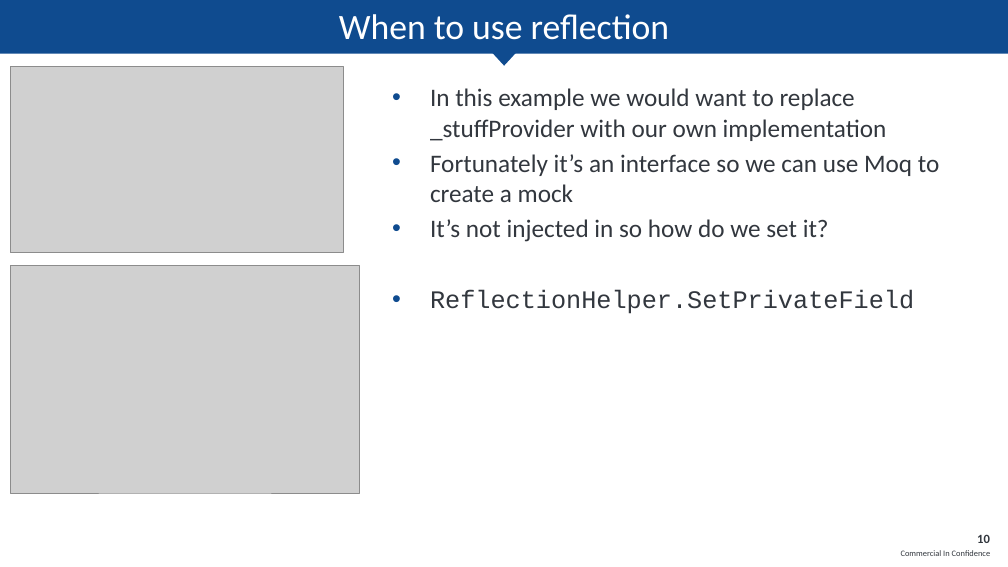
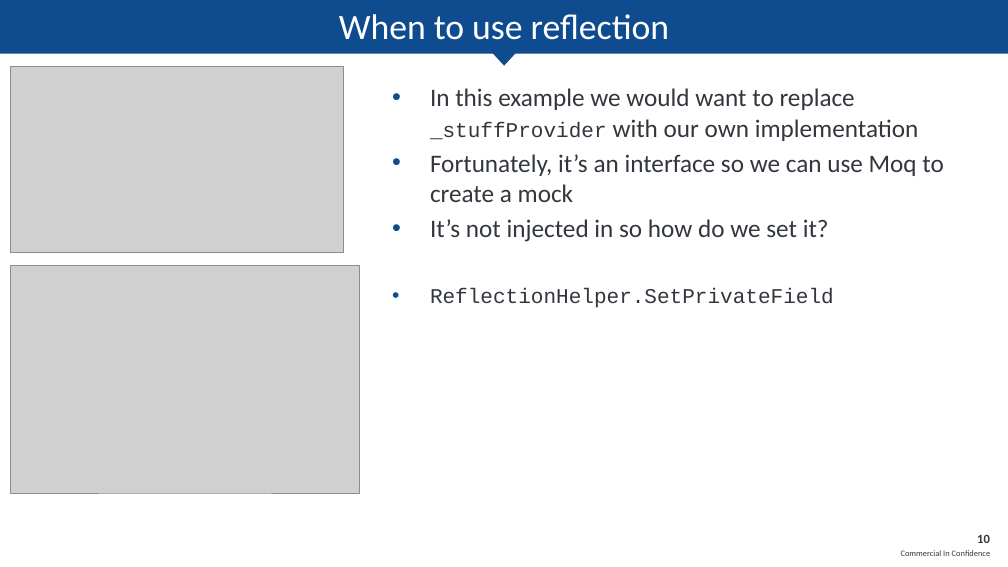
Before and after one commit to awsxdr/legacytestingexample, a slide deck: slide 10 of Presentation/Unit Testing in Legacy Code - DErrington.pptx. Drawn at 1008x567 pixels with LibreOffice and Linux fonts; fonts in the diff are those of the drawing; grey boxes stand for pictures; background and template pictures are left out. Boxes give left, top, right and bottom in pixels: in the first picture for what was removed or moved away, otherwise in the second. Text is boxed around its words. In the diff, an @@ line names an element or a change of style, - is before the commit and + after.

```diff
--- a/Presentation/Unit Testing in Legacy Code - DErrington.pptx
+++ b/Presentation/Unit Testing in Legacy Code - DErrington.pptx
@@ text at (430,88,919,308): size 24 to 20 pt in "_stuffProvider", "ReflectionHelper.SetPrivateField"; font Calibri to Courier New in "_stuffProvider" @@
@@ text at (430,154,944,202): text changed @@
-• Fortunately it’s an interface so we can use Moq to create a mock
+• Fortunately, it’s an interface so we can use Moq to create a mock
```
Also in this commit, not shown: 2 other slides changed, 1 slide added.
